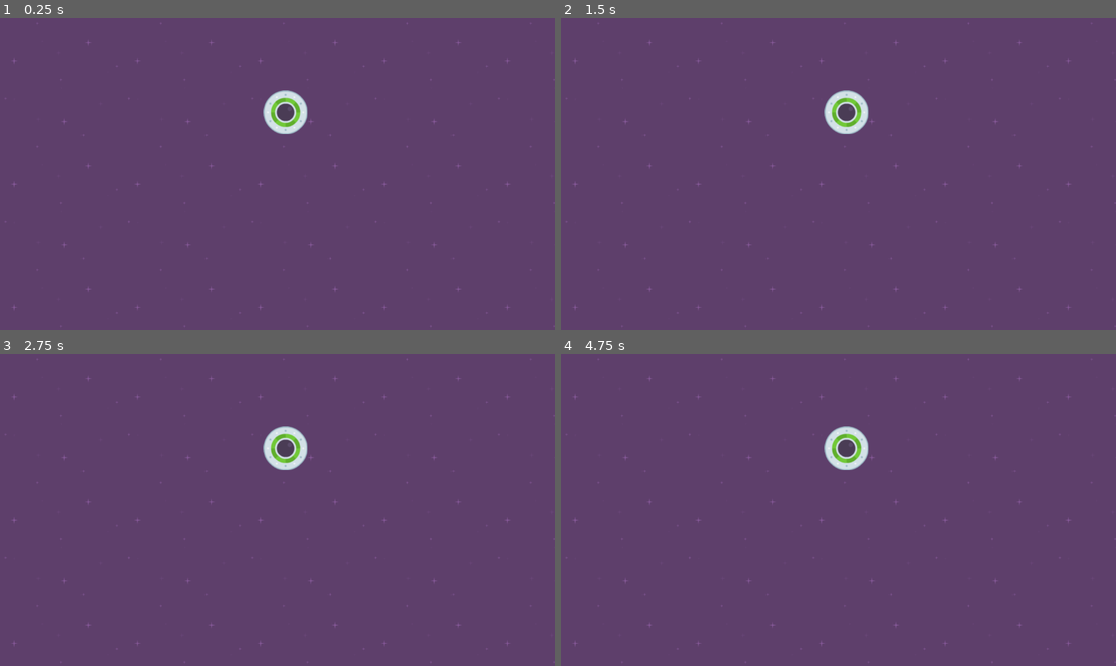
Above: before the commit, frames 1-4 (two rows, left to right).
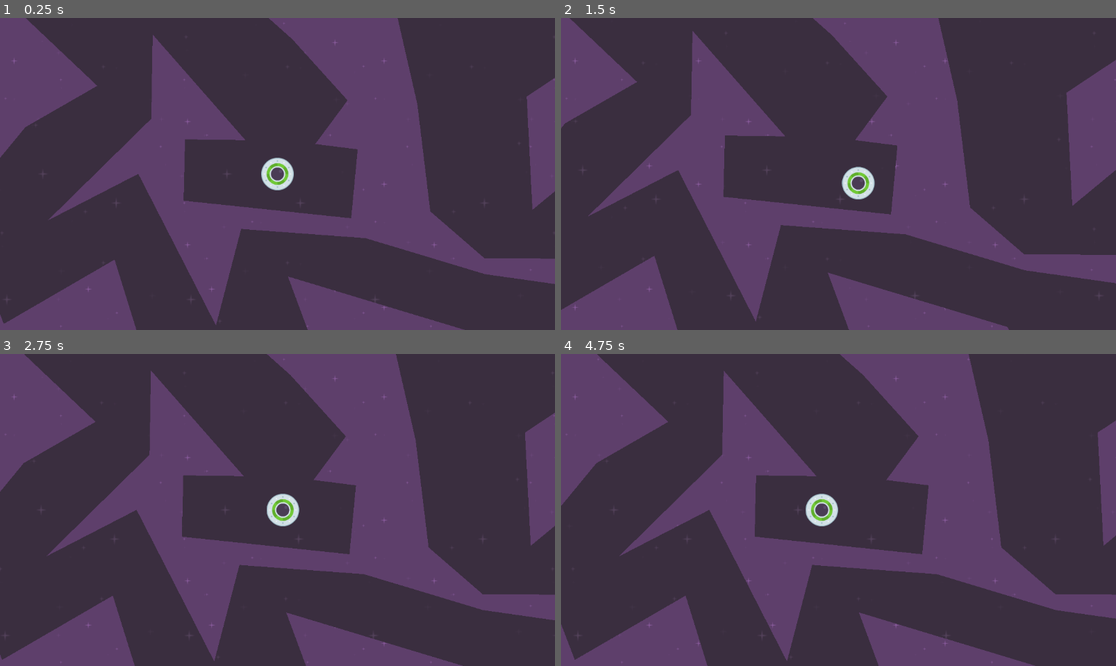
Above: after the commit, the same moments.

Repository: geovanif/godot_study_speed_saucer
Game: Godot game, scene res://level_1.tscn
Same seed, same stepped clock (60 frames per second), same inputs: the game is played once before the commit and once after it.
Inputs:
- Up to frame 1 (0.25 s): no input
- Up to frame 2 (1.5 s): tap Enter at 0.5 s; hold Right (move_right, bound only after the commit) 0.53-1.28 s; hold Down (move_down, bound only after the commit) from 1.28 s (still down)
- Up to frame 3 (2.75 s): release Down (move_down, bound only after the commit) at 2.03 s; hold Right (move_right, bound only after the commit) from 2.03 s (still down)
- Up to frame 4 (4.75 s): release Right (move_right, bound only after the commit) at 2.78 s; hold Up (move_up, bound only after the commit) 2.78-3.53 s; hold Left (move_left, bound only after the commit) from 3.53 s (still down)

The runs differ from the first frame. In frame 1, 65% of the frame differs, in the area x 0-100%, y 0-100%; in frame 2, 65%; in frame 3, 65%; in frame 4, 65%.

Commit message:
player and level script. Using signals.
create a player and level script.
create a signal to reset player scene when is out the map.

Diff:
--- /dev/null
+++ b/level.gd
@@ -0,0 +1,11 @@
+extends Node2D
+
+
+# Called when the node enters the scene tree for the first time.
+func _ready():
+	pass # Replace with function body.
+
+
+# Called every frame. 'delta' is the elapsed time since the previous frame.
+func _process(delta):
+	pass
--- a/level_1.tscn
+++ b/level_1.tscn
@@ -1,15 +1,31 @@
-[gd_scene load_steps=3 format=3 uid="uid://cm58x3b5k7ydf"]
+[gd_scene load_steps=5 format=3 uid="uid://cm58x3b5k7ydf"]
 
+[ext_resource type="Script" path="res://level.gd" id="1_2a0o7"]
 [ext_resource type="Texture2D" uid="uid://216lunmwvo3h" path="res://purple.png" id="1_yrld4"]
 [ext_resource type="PackedScene" uid="uid://r67de3j02vbr" path="res://player.tscn" id="2_snw63"]
+[ext_resource type="PackedScene" uid="uid://8npe5jn16q1a" path="res://map.tscn" id="4_i57to"]
 
 [node name="Level1" type="Node2D"]
+script = ExtResource("1_2a0o7")
 
-[node name="Backgroud" type="TextureRect" parent="."]
-offset_right = 1152.0
-offset_bottom = 648.0
+[node name="ParallaxBackground" type="CanvasLayer" parent="."]
+layer = -100
+
+[node name="Backgroud" type="TextureRect" parent="ParallaxBackground"]
+anchors_preset = 15
+anchor_right = 1.0
+anchor_bottom = 1.0
+grow_horizontal = 2
+grow_vertical = 2
 texture = ExtResource("1_yrld4")
 stretch_mode = 1
 
+[node name="map" parent="." instance=ExtResource("4_i57to")]
+z_index = -50
+scale = Vector2(1.00873, 1.07429)
+
 [node name="Player" parent="." instance=ExtResource("2_snw63")]
-position = Vector2(593, 196)
+position = Vector2(514, 330)
+
+[connection signal="body_exited" from="map" to="Player" method="_on_map_body_exited"]
+[connection signal="body_shape_exited" from="map" to="Player" method="_on_map_body_shape_exited"]
--- /dev/null
+++ b/player.gd
@@ -0,0 +1,30 @@
+extends RigidBody2D
+
+var force = 1000
+# Called when the node enters the scene tree for the first time.
+func _ready():
+	pass
+
+
+# Called every frame. 'delta' is the elapsed time since the previous frame.
+func _process(delta):
+	pass
+
+func _physics_process(delta):
+	if Input.is_action_pressed("move_down"):
+		apply_force(Vector2(0,force))
+	if Input.is_action_pressed("move_up"):
+		apply_force(Vector2(0,-force))
+	if Input.is_action_pressed("move_left"):
+		apply_force(Vector2(-force,0))
+	if Input.is_action_pressed("move_right"):
+		apply_force(Vector2(force,0))
+
+
+func _on_map_body_exited(body):
+
+	get_tree().reload_current_scene()
+
+
+func _on_map_body_shape_exited(body_rid, body, body_shape_index, local_shape_index):
+	print("body out")
--- a/player.tscn
+++ b/player.tscn
@@ -1,5 +1,6 @@
-[gd_scene load_steps=3 format=3 uid="uid://r67de3j02vbr"]
+[gd_scene load_steps=4 format=3 uid="uid://r67de3j02vbr"]
 
+[ext_resource type="Script" path="res://player.gd" id="1_685mr"]
 [ext_resource type="Texture2D" uid="uid://qdqbr5kxl3q6" path="res://ufoGreen.png" id="1_h0udn"]
 
 [sub_resource type="CircleShape2D" id="CircleShape2D_u8iwr"]
@@ -7,9 +8,16 @@
 
 [node name="Player" type="RigidBody2D"]
 gravity_scale = 2.66454e-15
+script = ExtResource("1_685mr")
 
 [node name="Sprite2D" type="Sprite2D" parent="."]
+scale = Vector2(0.5, 0.5)
 texture = ExtResource("1_h0udn")
 
 [node name="CollisionShape2D" type="CollisionShape2D" parent="."]
+scale = Vector2(0.468089, 0.469717)
 shape = SubResource("CircleShape2D_u8iwr")
+
+[node name="Camera2D" type="Camera2D" parent="."]
+zoom = Vector2(1.48, 1.48)
+position_smoothing_enabled = true
--- a/project.godot
+++ b/project.godot
@@ -14,3 +14,34 @@
 run/main_scene="res://level_1.tscn"
 config/features=PackedStringArray("4.1", "Forward Plus")
 config/icon="res://icon.svg"
+
+[display]
+
+window/vsync/vsync_mode=0
+
+[input]
+
+move_right={
+"deadzone": 0.5,
+"events": [Object(InputEventKey,"resource_local_to_scene":false,"resource_name":"","device":0,"window_id":0,"alt_pressed":false,"shift_pressed":false,"ctrl_pressed":false,"meta_pressed":false,"pressed":false,"keycode":0,"physical_keycode":4194321,"key_label":0,"unicode":0,"echo":false,"script":null)
+, Object(InputEventKey,"resource_local_to_scene":false,"resource_name":"","device":0,"window_id":0,"alt_pressed":false,"shift_pressed":false,"ctrl_pressed":false,"meta_pressed":false,"pressed":false,"keycode":0,"physical_keycode":68,"key_label":0,"unicode":0,"echo":false,"script":null)
+]
+}
+move_left={
+"deadzone": 0.5,
+"events": [Object(InputEventKey,"resource_local_to_scene":false,"resource_name":"","device":0,"window_id":0,"alt_pressed":false,"shift_pressed":false,"ctrl_pressed":false,"meta_pressed":false,"pressed":false,"keycode":0,"physical_keycode":4194319,"key_label":0,"unicode":0,"echo":false,"script":null)
+, Object(InputEventKey,"resource_local_to_scene":false,"resource_name":"","device":0,"window_id":0,"alt_pressed":false,"shift_pressed":false,"ctrl_pressed":false,"meta_pressed":false,"pressed":false,"keycode":0,"physical_keycode":65,"key_label":0,"unicode":0,"echo":false,"script":null)
+]
+}
+move_down={
+"deadzone": 0.5,
+"events": [Object(InputEventKey,"resource_local_to_scene":false,"resource_name":"","device":-1,"window_id":0,"alt_pressed":false,"shift_pressed":false,"ctrl_pressed":false,"meta_pressed":false,"pressed":false,"keycode":0,"physical_keycode":4194322,"key_label":0,"unicode":0,"echo":false,"script":null)
+, Object(InputEventKey,"resource_local_to_scene":false,"resource_name":"","device":-1,"window_id":0,"alt_pressed":false,"shift_pressed":false,"ctrl_pressed":false,"meta_pressed":false,"pressed":false,"keycode":0,"physical_keycode":83,"key_label":0,"unicode":115,"echo":false,"script":null)
+]
+}
+move_up={
+"deadzone": 0.5,
+"events": [Object(InputEventKey,"resource_local_to_scene":false,"resource_name":"","device":-1,"window_id":0,"alt_pressed":false,"shift_pressed":false,"ctrl_pressed":false,"meta_pressed":false,"pressed":false,"keycode":0,"physical_keycode":4194320,"key_label":0,"unicode":0,"echo":false,"script":null)
+, Object(InputEventKey,"resource_local_to_scene":false,"resource_name":"","device":-1,"window_id":0,"alt_pressed":false,"shift_pressed":false,"ctrl_pressed":false,"meta_pressed":false,"pressed":false,"keycode":0,"physical_keycode":87,"key_label":0,"unicode":119,"echo":false,"script":null)
+]
+}
